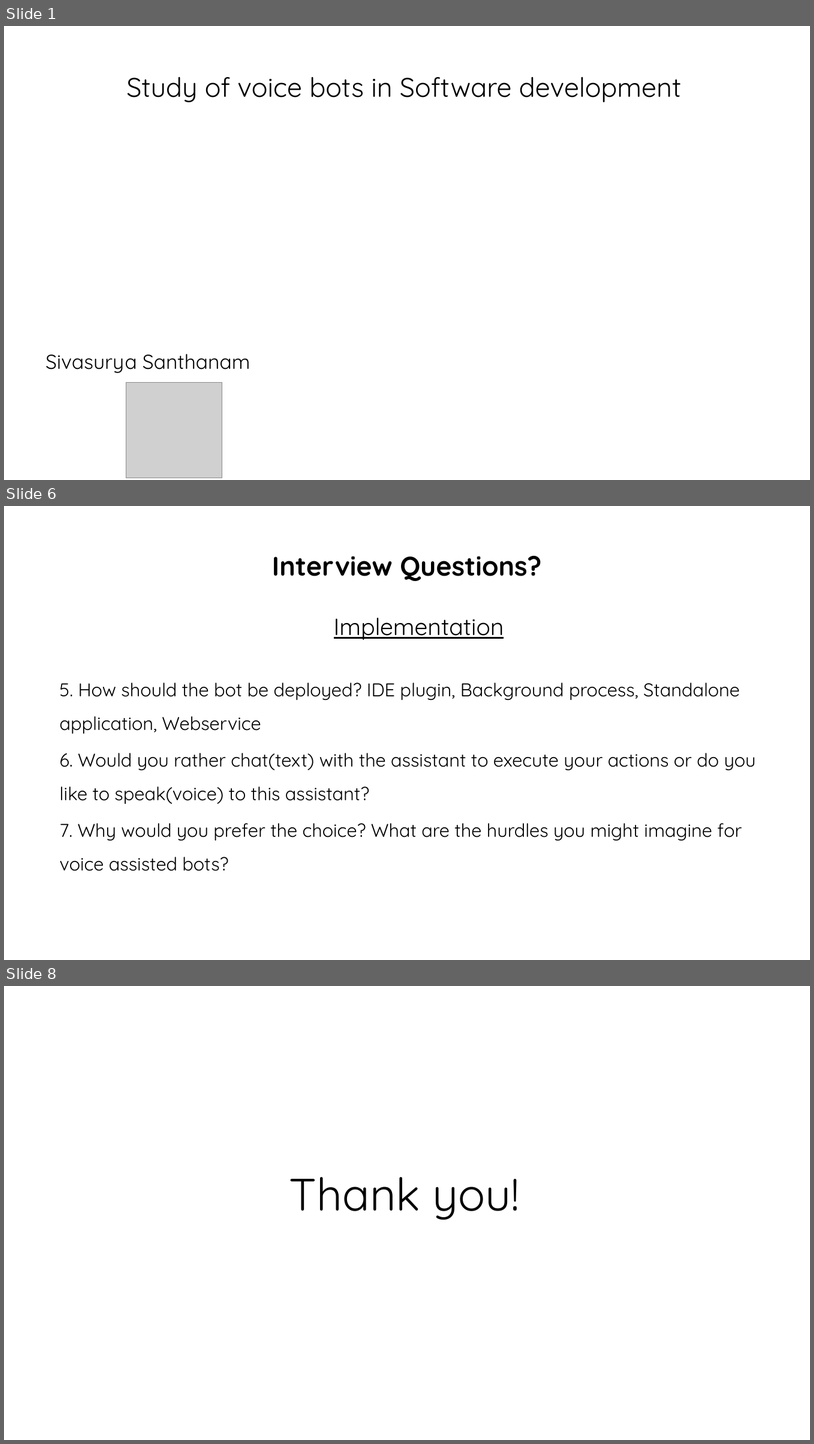
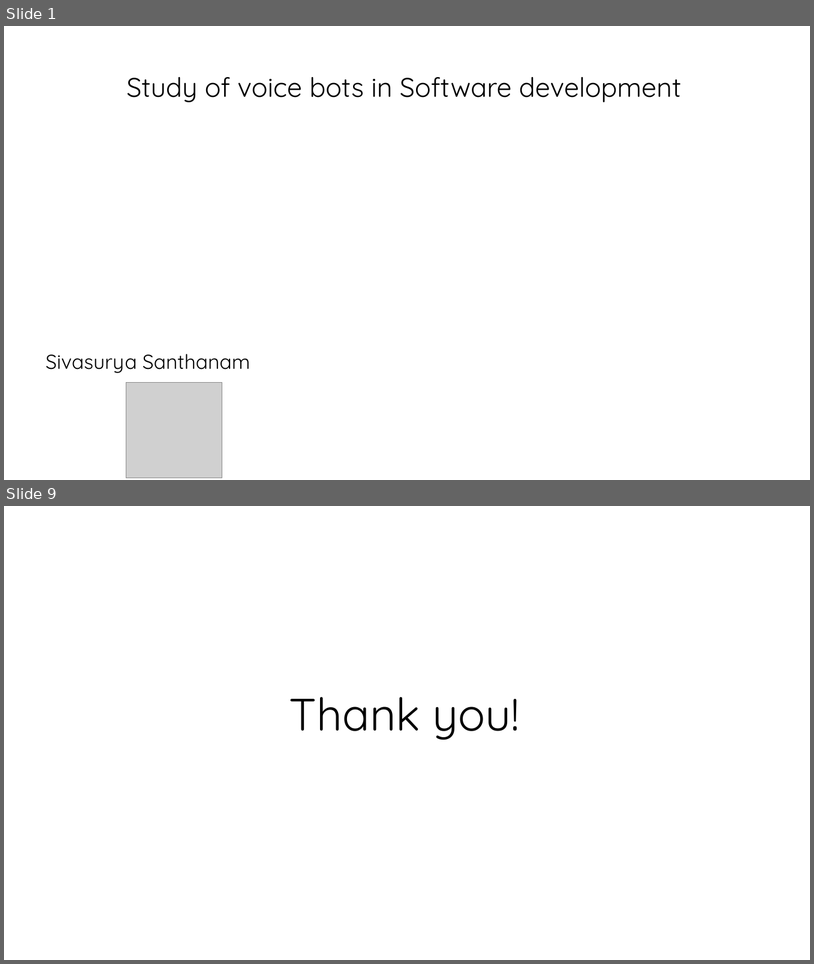
Before and after one commit to chmodsss/interviews-study, a slide deck: interview-artifacts.pptx. Shown one above the other, each under a label of ours: slides 1, 6 and 8 before the commit, slides 1 and 9 after it; the slides between them are not shown. The pictures are 814x1444 and 814x964 pixels, drawn with LibreOffice and Linux fonts; fonts in the diff are those of the drawing; grey boxes stand for pictures; background and template pictures are left out. Boxes give left, top, right and bottom in pixels: in the first picture for what was removed or moved away, otherwise in the second. Text is boxed around its words. In the diff, an @@ line names an element or a change of style, - is before the commit and + after.

```diff
--- a/interview-artifacts.pptx
+++ b/interview-artifacts.pptx
@@ slide 6 removed at <box>4,506,810,960</box>, background #FFFFFF @@
@@ title removed at <box>272,556,542,581</box> @@
-Interview Questions?
@@ text removed at <box>60,618,756,871</box> @@
-Implementation
-5. How should the bot be deployed? IDE plugin, Background process, Standalone application, Webservice
-6. Would you rather chat(text) with the assistant to execute your actions or do you like to speak(voice) to this assistant?
-7. Why would you prefer the choice? What are the hurdles you might imagine for voice assisted bots?
@@ what was slide 8 is now slide 9 @@
```
Also in this commit, not shown: 2 slides changed, 5 slides added, 3 other slides removed, 1 other file.
